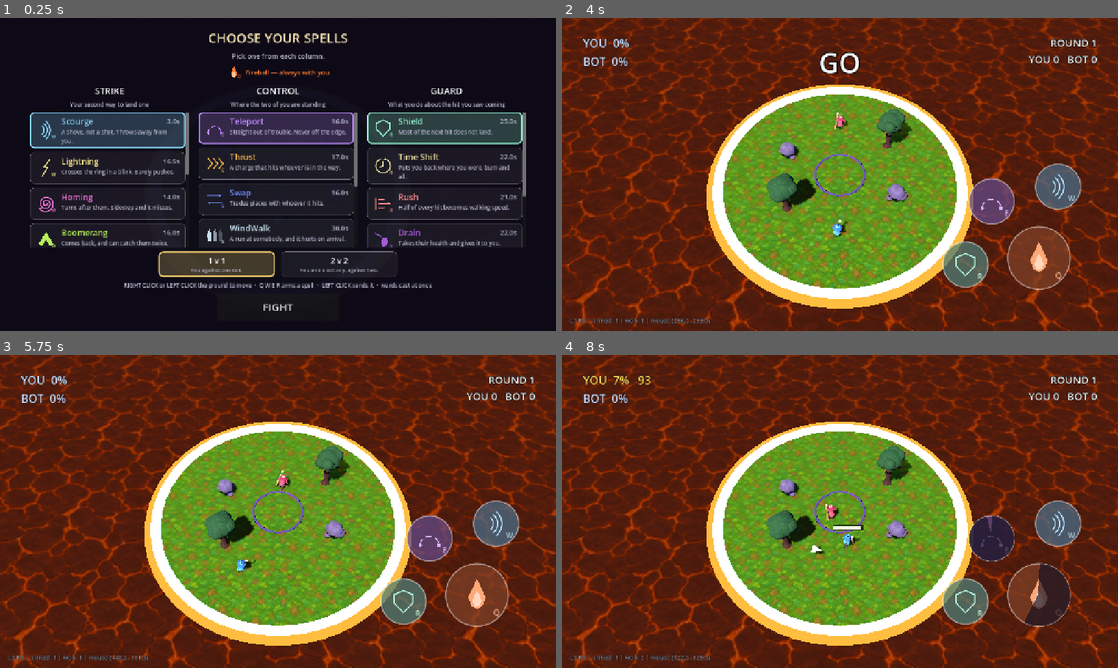
Above: before the commit, frames 1-4 (two rows, left to right).
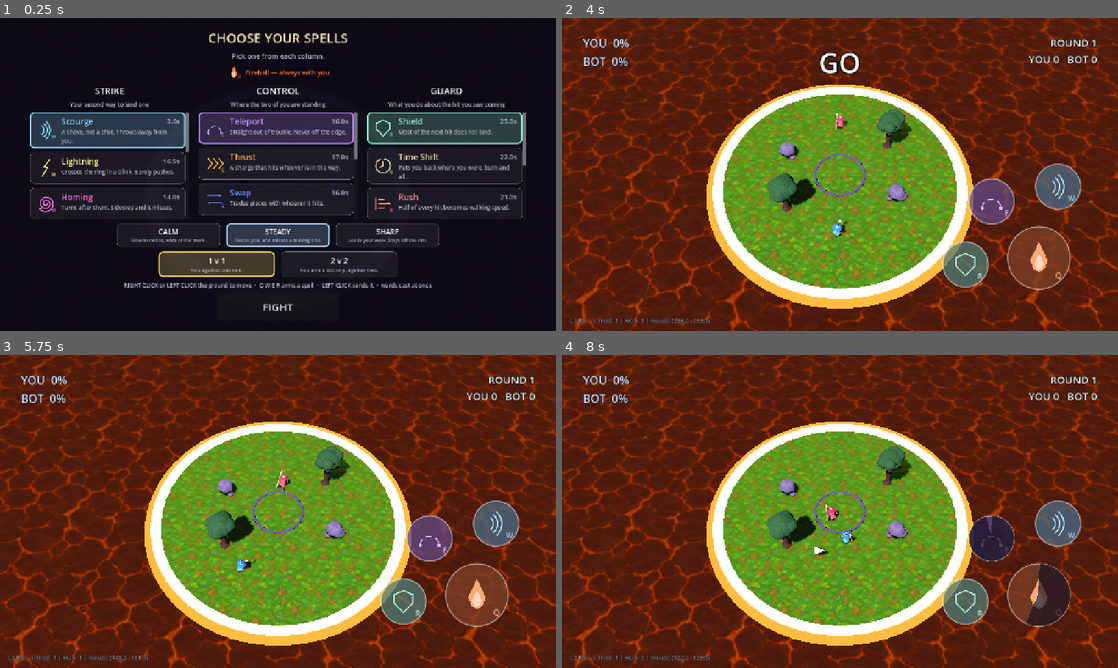
Above: after the commit, the same moments.

Repository: acansahin/spellfall
Game: Godot game, scene res://core/game/main.tscn
Two runs of this game, one before a commit and one after it. Both use one fixed random seed, a clock stepped at 60 frames per second and the inputs below.
Inputs (mouse positions are in pixels of both pictures, inside the frame that each line leads up to):
- Up to frame 1 (0.25 s): no input
- Up to frame 2 (4 s): click "FIGHT" at 0.5 s; tap Enter at 1.25, 3.5 s; move the mouse to (962, 158) at 1.27 s; hold Right (move_right) 1.28-2 s; tap Q (cast_1) at 1.35 s; click (962, 158) at 1.42 s; tap Space at 2 s; drag from (728, 190) to (812, 237) at 2.02 s; move the mouse to (895, 105) at 2.77 s; hold Right (move_right) 2.78-3.5 s; tap E (cast_3) at 2.85 s; click (895, 105) at 2.92 s; drag from (812, 237) to (673, 127) at 3.52 s
- Up to frame 3 (5.75 s): move the mouse to (444, 558) at 4.27 s; hold Left (move_left) 4.28-5 s; click (444, 558) at 4.35 s; drag from (111, 464) to (194, 433) at 5.02 s
- Up to frame 4 (8 s): move the mouse to (867, 511) at 5.77 s; hold Down (move_back) 5.78-6.5 s; tap Q (cast_1) at 5.85 s; click (867, 511) at 5.92 s; drag from (756, 433) to (728, 527) at 6.52 s; move the mouse to (962, 495) at 7.27 s; hold Up (move_forward) from 7.28 s (still down); tap E (cast_3) at 7.35 s; click (962, 495) at 7.42 s

The runs differ from the first frame. In frame 1, 3.1% of the frame differs, in the area x 5-95%, y 42-74%; in frame 2, less than 0.1%; in frame 3, less than 0.1%; in frame 4, 0.5%.

Commit message:
fix: the bots got harder without anybody touching them
"Botlarin zorluk seviyesini ayarlamaliyiz. Cok zorlu su an."

Same class of problem as "the game feels too fast", one layer up. Three of the
five difficulty knobs are stated in SECONDS, and seconds only mean something
against how far somebody travels in them and how often a spell is ready. Both
moved by more than 2x when the port took the reference map's numbers, and the
table did not move with them:

  reaction 0.28s bought 1.12m of tracking error at the old 4.0 m/s and 0.46m at
  1.641 - the same number made the bot two and a half times the tracker it was.

  cast_gap 0.45s was half of a 0.9s cooldown and is nine percent of a 4.8s one.

So the profiles are re-derived rather than re-guessed: each reaction keeps its
own staleness in METRES, each cast_gap its own FRACTION of the cooldown. aim_error
widened too, because dodging got harder - a shot from the holding range takes
0.94s to arrive where it took 0.35, which helps the player, but the player
accelerates for 0.6s and tops out at 1.641 m/s, which helps them much less. The
old 7 degrees was 0.67m of miss at 5.5m against a metre-wide wizard with a 0.35m
bolt coming at it; it could not miss.

The derivation is written above the table, so the next time the pace moves the
work is arithmetic instead of a fresh guess. The general lesson is in
ARCHITECTURE.md: a tuning number in seconds will go stale the next time anything
about speed changes.

AND THE PLAYER CAN NOW CHOOSE IT

Difficulty was reachable only from --bot-skill, which is a thing for measuring a
bot with. A CALM/STEADY/SHARP row sits on the loadout screen above the mode row,
saved beside the loadout, and clamped on the way back in because a config file
the player can edit must not hand the game an index with no profile behind it.
_set_bot_skill_level() is the one door now; the flag parses a word and hands it
over, so neither owns the rule that every brain in the match has to agree.

AND A RUNNER, BECAUSE I COULD NO LONGER SAY "EVERYTHING PASSES"

--pc-test, then --roster-test, then --knockback-test: three different suites,
each failing once in an unattended shell-loop batch and each passing three times
out of three on the identical tree seconds later. Three unrelated bugs do not
behave like that, so a batch result had stopped being a verdict.

tools/run_suites.py runs each suite, re-runs any that fail, and reports PASS,
FLAKY and FAIL as three different things. It does not swallow the first failure:
a retry that hid a genuine intermittent bug would be worse than the loop it
replaces. The point is not a green batch, it is making green mean something.

17 of 17 passed first time through it, no flakes, plus --pc-test on its own. The
cause of the other two flakes is still not known and the notes say so; --log now
keeps every attempt's output so the next occurrence has evidence.

Co-Authored-By: Claude Opus 5 <noreply@anthropic.com>

Diff:
--- a/characters/bot/bot_controller.gd
+++ b/characters/bot/bot_controller.gd
@@ -50,10 +50,43 @@
 ##               edge, which is exactly what makes it easier to remove.
 ##   lead        how much of the target's velocity it aims ahead of. 0 shoots at where you
 ##               were, 1 at where you are going.
+##
+## RE-DERIVED FOR THE PORT'S PACE, and every number below moved because the world under it
+## did. Three of these knobs are stated in SECONDS, and seconds only mean something against
+## how far somebody travels in them and how often a spell is ready. Both of those changed by
+## more than a factor of two when the game took the reference map's numbers:
+##
+##   walk speed        4.0 -> 1.641 m/s      (/2.44)
+##   Fireball cooldown 0.9 -> 4.8 s          (x5.33)
+##   Fireball flight   15.5 -> 5.86 m/s      (/2.65)
+##
+## So the old table did not stay still - it got HARDER while nobody touched it:
+##
+## `reaction` is stale knowledge, and what matters is how far the target moved since the
+## last glance. At 0.28s and 4.0 m/s that was 1.12 metres of error; at 0.28s and 1.641 m/s
+## it is 0.46. **The same number made the bot two and a half times a better tracker.** Each
+## reaction below is the old one re-solved to keep its own staleness IN METRES: 2.00m for
+## Calm, 1.12m for Steady, 0.48m for Sharp.
+##
+## `cast_gap` is dawdle measured against a cooldown. 0.45s was half of the old 0.9s wait -
+## a real cut in the rate of fire. Against 4.8s it is nine percent, which is nothing. Each
+## one below is the old FRACTION of the cooldown, softened a little because a Fireball that
+## lands now carries eight metres on an eleven-metre ring and the second one is a kill.
+##
+## `aim_error` is degrees, and degrees do not care about pace - but DODGING does. A shot from
+## the holding range takes 0.94s to arrive where it used to take 0.35, which helps the
+## player; and the player accelerates for 0.6s from a standstill and tops out at 1.641 m/s,
+## which helps them a great deal less. Net, a dodge is harder. The old 7 degrees is 0.67m of
+## miss at 5.5m and a wizard is a metre wide with a 0.35m bolt coming at it - it could not
+## miss. These are the first values with real air in them.
+##
+## Nothing here is a stat bonus, and that has not changed: the bot moves at the same speed,
+## casts the same Fireball and takes the same knockback. It is better at NOTICING, AIMING,
+## SHOOTING OFTEN and RESPECTING THE EDGE, and worse at all four when it is calm.
 const PROFILES: Dictionary = {
-	Skill.CALM: {"reaction": 0.50, "aim_error": 14.0, "cast_gap": 1.10, "edge_margin": 0.70, "lead": 0.0},
-	Skill.STEADY: {"reaction": 0.28, "aim_error": 7.0, "cast_gap": 0.45, "edge_margin": 1.10, "lead": 0.6},
-	Skill.SHARP: {"reaction": 0.12, "aim_error": 2.5, "cast_gap": 0.05, "edge_margin": 1.60, "lead": 1.0},
+	Skill.CALM: {"reaction": 1.22, "aim_error": 24.0, "cast_gap": 3.60, "edge_margin": 0.35, "lead": 0.0},
+	Skill.STEADY: {"reaction": 0.68, "aim_error": 13.0, "cast_gap": 1.60, "edge_margin": 1.10, "lead": 0.45},
+	Skill.SHARP: {"reaction": 0.29, "aim_error": 4.0, "cast_gap": 0.20, "edge_margin": 1.60, "lead": 1.0},
 }
 
 @export var skill: Skill = Skill.STEADY
--- a/core/game/main.gd
+++ b/core/game/main.gd
@@ -197,6 +197,8 @@
 	_report_input_mode()
 	_picks = LoadoutStore.load_picks(catalogue) if _show_loadout else _default_picks()
 	_team_match = LoadoutStore.load_mode() if _show_loadout else false
+	if _show_loadout:
+		_set_bot_skill_level(LoadoutStore.load_skill())
 	_arm_fighters(false)
 	_parse_harness_args()
 	if _show_loadout:
@@ -510,22 +512,30 @@
 	print("[harness] cover cleared")
 
 
+## Sets the difficulty from a number, and is the ONE place that does.
+##
+## `--bot-skill` parses a word into this and the loadout screen hands it an index; neither owns
+## the rule that every brain in the match has to agree, and both used to be able to forget it.
+## Clamped, because it arrives from a config file the player can edit.
+func _set_bot_skill_level(level: int) -> void:
+	_brain.skill = clampi(level, 0, 2) as BotController.Skill
+	for brain in _brains:
+		brain.skill = _brain.skill
+
+
+## The same thing from a WORD, for `--bot-skill`. It parses and hands over; the rule that every
+## brain in the match has to agree lives in one place above, not in two.
 func _set_bot_skill(level: String) -> void:
 	match level.to_lower():
 		"calm":
-			_brain.skill = BotController.Skill.CALM
+			_set_bot_skill_level(BotController.Skill.CALM)
 		"steady":
-			_brain.skill = BotController.Skill.STEADY
+			_set_bot_skill_level(BotController.Skill.STEADY)
 		"sharp":
-			_brain.skill = BotController.Skill.SHARP
+			_set_bot_skill_level(BotController.Skill.SHARP)
 		_:
 			push_warning("unknown bot skill '%s'; leaving it alone" % level)
 			return
-	# Every opponent, not merely the one in the scene. `_add_bot` copies this off `_brain`, so
-	# ordering is covered either way - but a difficulty that reached one of three bots would be
-	# a difficulty setting that quietly did a third of what it said.
-	for brain in _brains:
-		brain.skill = _brain.skill
 	print("[harness] bot skill = %s" % level.to_upper())
 
 
@@ -1026,15 +1036,17 @@
 	var waiting: Array[Player] = [_player, _bot]
 	for fighter in waiting:
 		fighter.accepts_input = false
-	_loadout.open(catalogue, _picks, _team_match, _control_hint())
-
-
-func _on_loadout_confirmed(picks: PackedInt32Array, team_match: bool) -> void:
+	_loadout.open(catalogue, _picks, _team_match, _control_hint(), int(_brain.skill))
+
+
+func _on_loadout_confirmed(picks: PackedInt32Array, team_match: bool,
+		bot_skill: int) -> void:
+	_set_bot_skill_level(bot_skill)
 	_picks = picks
 	# Saving BEFORE the match, not after it. A player who chose a loadout and then closed the
 	# game mid-round still chose it, and losing the pick because the round did not finish would
 	# be the kind of small betrayal nobody reports and everybody notices.
-	LoadoutStore.save_picks(catalogue, _picks, team_match)
+	LoadoutStore.save_picks(catalogue, _picks, team_match, bot_skill)
 	_mobile.visible = true
 	_hud.visible = true
 	_begin_match(team_match)
@@ -2618,7 +2630,12 @@
 	# measuring the cooldown, not the bot. Two and a bit cooldowns is what "casts repeatedly"
 	# means for whatever spell the bot happens to be holding.
 	var primary := _bot.abilities().ability_in(0)
-	var window := primary.cooldown * 2.2 + 1.0
+	# The bot's real cycle is the cooldown PLUS the dawdle its difficulty gives it, and the
+	# dawdle stopped being negligible when the profiles were re-derived for the port's pace -
+	# Steady sits at 1.6s against a 4.8s cooldown. A window sized off the cooldown alone would
+	# be measuring the profile rather than the bot.
+	var gap: float = float(BotController.PROFILES[_brain.skill]["cast_gap"])
+	var window := (primary.cooldown + gap) * 2.2 + 1.0
 	var fighting := 0.0
 	while fighting < window:
 		_player.respawn_at(post)
@@ -4038,6 +4055,12 @@
 			_player.accepts_input, _bot.accepts_input, _mobile.visible])
 	_loadout.select(0, catalogue.columns[0].index_of(&"arc_lance"))
 	_loadout.select(2, catalogue.columns[2].index_of(&"rewind"))
+	# The difficulty rides out on the same confirm the spells do. Chosen here as CALM, which
+	# is not the default, so a value that silently fell back would read as STEADY below.
+	_loadout.select_skill(int(BotController.Skill.CALM))
+	_expect("the screen holds the difficulty it was given",
+		_loadout.bot_skill() == int(BotController.Skill.CALM),
+		"screen says %d" % _loadout.bot_skill())
 	_loadout.confirm()
 	await get_tree().physics_frame
 	_expect("what was picked is what the wizard carries",
@@ -4046,6 +4069,17 @@
 	_expect("the controls come back with the fight",
 		_mobile.visible and _hud.visible and not _loadout.is_open(),
 		"controls=%s hud=%s menu=%s" % [_mobile.visible, _hud.visible, _loadout.is_open()])
+	_expect("the difficulty reaches every brain in the match",
+		_brain.skill == BotController.Skill.CALM,
+		"brain says %d" % int(_brain.skill))
+	_expect("and it is remembered for next time",
+		LoadoutStore.load_skill() == int(BotController.Skill.CALM),
+		"stored %d" % LoadoutStore.load_skill())
+	# Put it back, or every suite that runs after this one in the same process fights a bot
+	# on a difficulty it did not ask for - and the stored file would hand the next RUN one too.
+	_loadout.open(catalogue, _picks, _team_match, "", int(BotController.Skill.STEADY))
+	_loadout.confirm()
+	await get_tree().physics_frame
 	_expect("and the picks are remembered for next time",
 		LoadoutStore.load_picks(catalogue) == _picks,
 		"stored %s" % str(catalogue.ids_from_picks(LoadoutStore.load_picks(catalogue))))
--- a/systems/loadout/loadout_store.gd
+++ b/systems/loadout/loadout_store.gd
@@ -20,6 +20,7 @@
 const SECTION := "loadout"
 const KEY := "spells"
 const MODE_KEY := "team_match"
+const SKILL_KEY := "bot_skill"
 
 
 ## The stored picks, or the catalogue's defaults.
@@ -38,13 +39,25 @@
 ## Writes the picks and the mode. Returns false if it could not, which nothing is expected to
 ## act on - losing a preference is not worth interrupting a match for.
 static func save_picks(catalogue: SpellCatalogue, picks: PackedInt32Array,
-		team_match: bool = false) -> bool:
+		team_match: bool = false, bot_skill: int = 1) -> bool:
 	if catalogue == null:
 		return false
 	var config := ConfigFile.new()
 	config.set_value(SECTION, KEY, catalogue.ids_from_picks(picks))
 	config.set_value(SECTION, MODE_KEY, team_match)
+	config.set_value(SECTION, SKILL_KEY, bot_skill)
 	return config.save(PATH) == OK
+
+
+## Which difficulty the player last chose, as a `BotController.Skill`. Defaults to the middle
+## one on anything unreadable, and is CLAMPED rather than trusted: a file that has been edited
+## by hand, or written by a future version with a fourth difficulty in it, must not be able to
+## hand the game an index that has no profile behind it.
+static func load_skill() -> int:
+	var config := ConfigFile.new()
+	if config.load(PATH) != OK:
+		return 1
+	return clampi(int(config.get_value(SECTION, SKILL_KEY, 1)), 0, 2)
 
 
 ## Whether the last match was two a side. False on anything unreadable, so a corrupt file opens
--- a/ui/loadout/loadout_screen.gd
+++ b/ui/loadout/loadout_screen.gd
@@ -23,7 +23,7 @@
 ## The mode rides on the same signal rather than getting its own, because it is answered by the
 ## same press: there is exactly one moment the player is finished with this screen, and two
 ## signals would let a level act on half an answer.
-signal confirmed(picks: PackedInt32Array, team_match: bool)
+signal confirmed(picks: PackedInt32Array, team_match: bool, bot_skill: int)
 
 ## Height of one option's tap target. Comfortably past the ~48dp minimum a thumb wants, and
 ## sized so the longest column - four options - still leaves room for the title and the button
@@ -47,6 +47,10 @@
 ## twelfth spell sitting under the columns.
 const MODE_TINT := Color(1.0, 0.86, 0.45)
 
+## And its own again for the difficulty, for the same reason: it is a third KIND of choice,
+## and giving it a spell's colour would make it read as a spell.
+const SKILL_TINT := Color(0.66, 0.82, 1.0)
+
 ## Side of the square each option's glyph sits in. Matched to the two lines of text beside it,
 ## so the icon reads as the row's own mark rather than as a picture stuck next to one.
 const ICON_SIDE := 46.0
@@ -56,6 +60,12 @@
 
 ## Two a side. Held here while the screen is open, and reported once on confirm.
 var _team_match := false
+
+## Which difficulty the bots play at, as a `BotController.Skill`. Held as a plain int so this
+## screen does not have to know what a bot is - it collects a choice and hands it on, the same
+## way it does with the spells.
+var _bot_skill := 1
+var _skill_panels: Array = []
 
 ## The two mode panels, so picking one can restyle both.
 var _mode_panels: Array = []
@@ -88,9 +98,10 @@
 ## hand-it-its-dependencies rule the stick, the bot and the HUD already follow. A screen that
 ## loaded its own catalogue would be a second place the roster is named.
 func open(catalogue: SpellCatalogue, picks: PackedInt32Array,
-		team_match: bool = false, controls: String = "") -> void:
+		team_match: bool = false, controls: String = "", bot_skill: int = 1) -> void:
 	_catalogue = catalogue
 	_team_match = team_match
+	_bot_skill = clampi(bot_skill, 0, 2)
 	_controls = controls
 	_picks = picks.duplicate()
 	while _picks.size() < catalogue.columns.size():
@@ -156,6 +167,7 @@
 	for index in _catalogue.columns.size():
 		row.add_child(_build_column(index))
 
+	page.add_child(_build_skill_row())
 	page.add_child(_build_mode_row())
 	if _controls != "":
 		page.add_child(_heading(_controls, 13, DIM_TEXT))
@@ -216,6 +228,72 @@
 	return row
 
 
+## The three difficulties, as the same panels the modes use.
+##
+## ABOVE the mode row and below the columns, which is the reading order the screen already
+## has: what you carry, then who you are carrying it against, then how hard they are, then go.
+##
+## It exists because it did not, and "the bots are too hard" had no answer that was not a
+## command-line flag. Difficulty was reachable only from `--bot-skill`, which is a thing for
+## measuring a bot with, not a thing for playing against one with.
+func _build_skill_row() -> Control:
+	var row := HBoxContainer.new()
+	row.alignment = BoxContainer.ALIGNMENT_CENTER
+	row.add_theme_constant_override("separation", 14)
+	row.mouse_filter = Control.MOUSE_FILTER_IGNORE
+	_skill_panels.clear()
+	_skill_panels.append(_build_skill(row, 0, "CALM", "Slow to notice, wide of the mark."))
+	_skill_panels.append(_build_skill(row, 1, "STEADY", "Tracks you, and misses a moving one."))
+	_skill_panels.append(_build_skill(row, 2, "SHARP", "Leads your walk. Stays off the rim."))
+	_restyle_skills()
+	return row
+
+
+func _build_skill(row: HBoxContainer, level: int, title: String,
+		note: String) -> PanelContainer:
+	var panel := PanelContainer.new()
+	panel.custom_minimum_size = Vector2(238.0, 46.0)
+	panel.mouse_filter = Control.MOUSE_FILTER_STOP
+	panel.gui_input.connect(_on_skill_input.bind(level))
+
+	var lines := VBoxContainer.new()
+	lines.add_theme_constant_override("separation", 0)
+	lines.mouse_filter = Control.MOUSE_FILTER_IGNORE
+	panel.add_child(lines)
+	lines.add_child(_heading(title, 16, Color(1, 1, 1)))
+	lines.add_child(_heading(note, 11, DIM_TEXT))
+	row.add_child(panel)
+	return panel
+
+
+func _on_skill_input(event: InputEvent, level: int) -> void:
+	if not _pressed(event):
+		return
+	select_skill(level)
+
+
+## Picks a difficulty. Public for the same reason `select` and `select_mode` are: a suite
+## drives this screen through its own surface rather than by inventing a touch on a panel
+## whose position it would have to know.
+func select_skill(level: int) -> void:
+	_bot_skill = clampi(level, 0, 2)
+	_restyle_skills()
+
+
+## Which difficulty is chosen, for a suite that wants to read it back.
+func bot_skill() -> int:
+	return _bot_skill
+
+
+func _restyle_skills() -> void:
+	for level in _skill_panels.size():
+		var panel: PanelContainer = _skill_panels[level]
+		if panel == null:
+			continue
+		panel.add_theme_stylebox_override("panel",
+			_panel_style(SKILL_TINT, level == _bot_skill))
+
+
 func _build_mode(row: HBoxContainer, team_match: bool, title: String,
 		note: String) -> PanelContainer:
 	var panel := PanelContainer.new()
@@ -461,7 +539,7 @@
 ## only be a way of not testing the thing under test.
 func confirm() -> void:
 	close()
-	confirmed.emit(_picks.duplicate(), _team_match)
+	confirmed.emit(_picks.duplicate(), _team_match, _bot_skill)
 
 
 ## What is currently selected. For the harness and for the level, which saves it.
Not shown, changed: ARCHITECTURE.md
Not shown, changed: TASKS.md
Not shown, added: tools/run_suites.py
